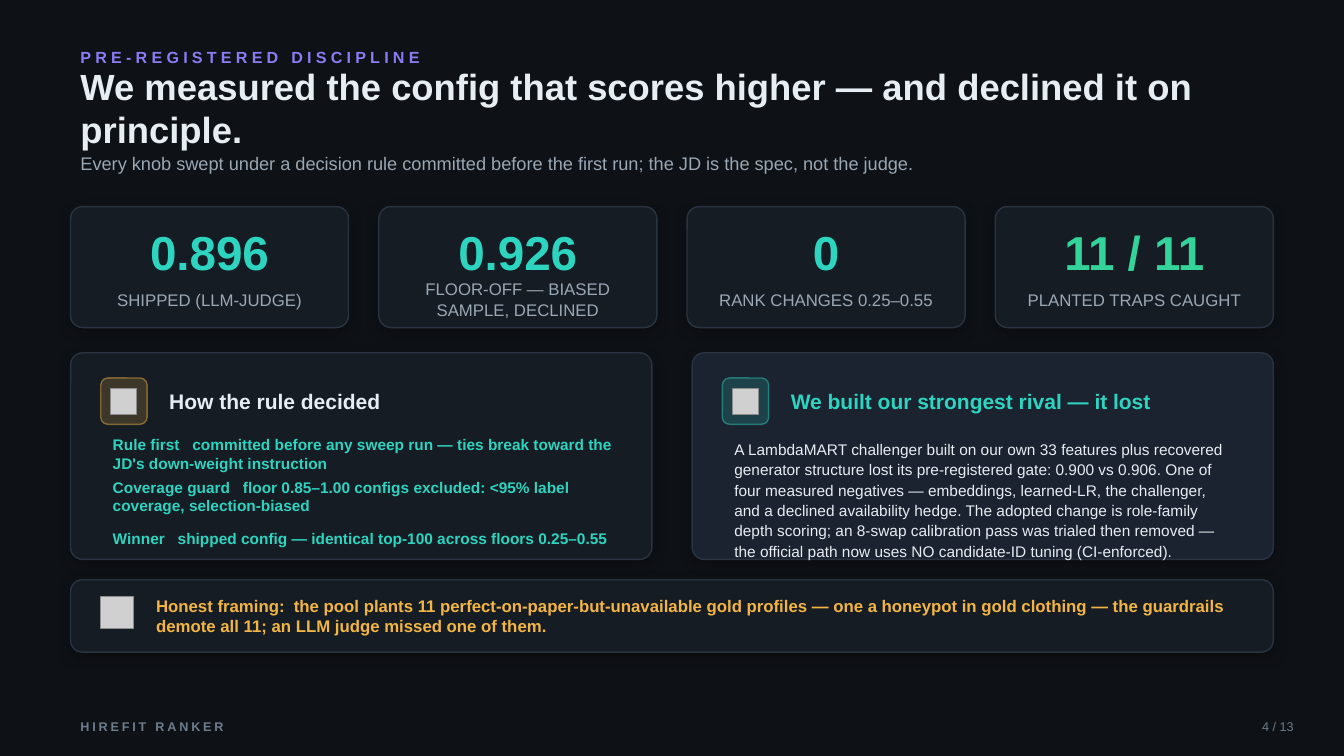
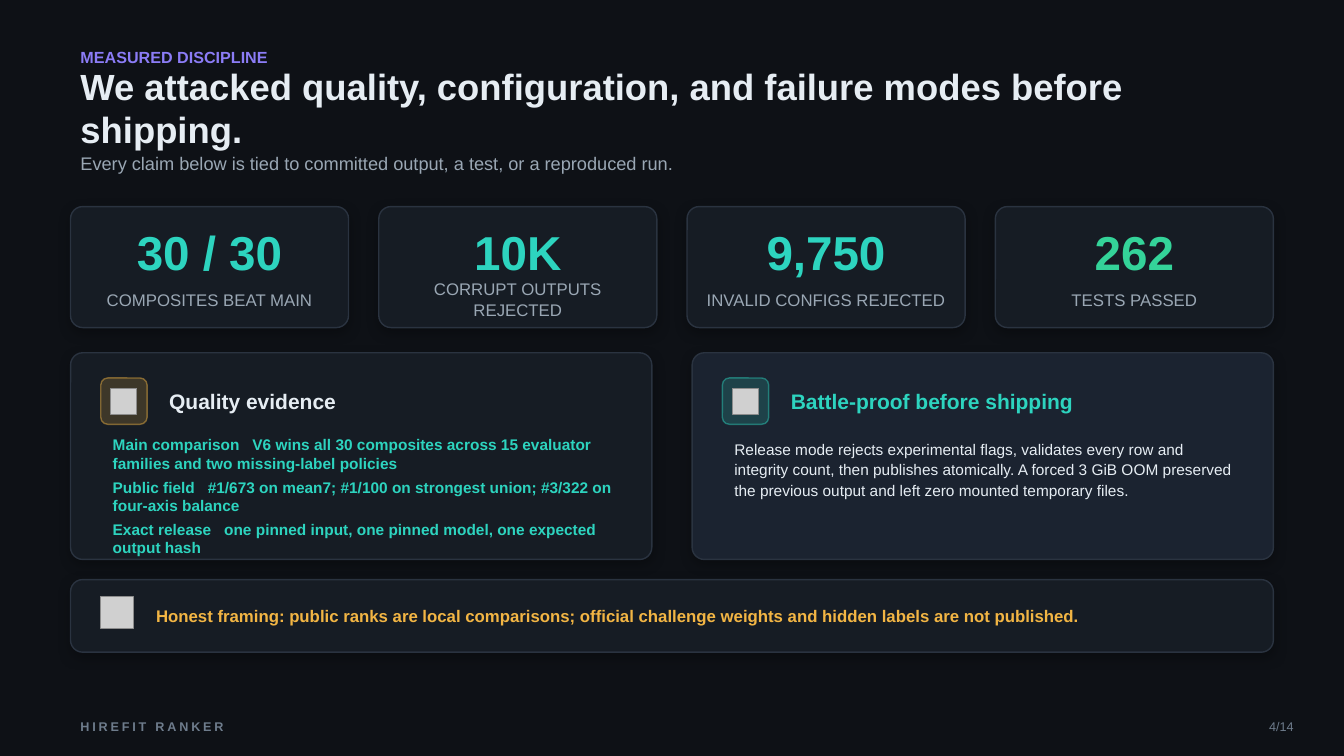
Before and after one commit to bansalbhunesh/redrob-hirefit-ranker, a slide deck: slide 4 of docs/HireFit_Ranker_Redrob_POLISHED.pptx. Drawn at 1344x756 pixels with LibreOffice and Linux fonts; fonts in the diff are those of the drawing; grey boxes stand for pictures. Boxes give left, top, right and bottom in pixels: in the first picture for what was removed or moved away, otherwise in the second. Text is boxed around its words. In the diff, an @@ line names an element or a change of style, - is before the commit and + after.

Commit message:
docs: position and publish battle-proof v6

```diff
--- a/docs/HireFit_Ranker_Redrob_POLISHED.pptx
+++ b/docs/HireFit_Ranker_Redrob_POLISHED.pptx
@@ text at bbox=[80, 51, 267, 63]: text changed @@
-PRE-REGISTERED DISCIPLINE
+MEASURED DISCIPLINE
@@ text at bbox=[80, 73, 1122, 150]: text changed @@
-We measured the config that scores higher — and declined it on principle.
+We attacked quality, configuration, and failure modes before shipping.
@@ text at bbox=[80, 157, 673, 174]: text changed @@
-Every knob swept under a decision rule committed before the first run; the JD is the spec, not the judge.
+Every claim below is tied to committed output, a test, or a reproduced run.
@@ text at bbox=[137, 237, 282, 271]: text changed @@
-0.896
+30 / 30
@@ text at bbox=[474, 237, 561, 271]: text changed @@
-0.926
+10K
@@ text at bbox=[767, 237, 886, 278]: text changed @@
-0
+9,750
@@ text at bbox=[1095, 237, 1174, 271]: text changed @@
-11 / 11
+262
@@ text at bbox=[107, 294, 312, 306]: text changed @@
-SHIPPED (LLM-JUDGE)
+COMPOSITES BEAT MAIN
@@ text at bbox=[434, 283, 601, 316]: text changed @@
-FLOOR-OFF — BIASED SAMPLE, DECLINED
+CORRUPT OUTPUTS REJECTED
@@ text at bbox=[707, 294, 945, 306]: text changed @@
-RANK CHANGES 0.25–0.55
+INVALID CONFIGS REJECTED
@@ text at bbox=[1071, 294, 1197, 306]: text changed @@
-PLANTED TRAPS CAUGHT
+TESTS PASSED
@@ text at bbox=[169, 393, 336, 413]: text changed @@
-How the rule decided
+Quality evidence
@@ text at bbox=[791, 394, 1072, 413]: text changed @@
-We built our strongest rival — it lost
+Battle-proof before shipping
@@ text at bbox=[113, 439, 591, 472]: text changed @@
-Rule first committed before any sweep run — ties break toward the JD's down-weight instruction
+Main comparison V6 wins all 30 composites across 15 evaluator families and two missing-label policies
@@ text at bbox=[734, 444, 1232, 499]: text changed @@
-A LambdaMART challenger built on our own 33 features plus recovered generator structure lost its pre-registered gate: 0.900 vs 0.906. One of four measured negatives — embeddings, learned-LR, the challenger, and a declined availability hedge. The adopted change is role-family depth scoring; an 8-swap calibration pass was trialed then removed — the official path now uses NO candidate-ID tuning (CI-enforced).
+Release mode rejects experimental flags, validates every row and integrity count, then publishes atomically. A forced 3 GiB OOM preserved the previous output and left zero mounted temporary files.
@@ text at bbox=[113, 482, 611, 511]: text changed @@
-Coverage guard floor 0.85–1.00 configs excluded: <95% label coverage, selection-biased
+Public field #1/673 on mean7; #1/100 on strongest union; #3/322 on four-axis balance
@@ text at bbox=[113, 524, 596, 556]: text changed @@
-Winner shipped config — identical top-100 across floors 0.25–0.55
+Exact release one pinned input, one pinned model, one expected output hash
@@ text at bbox=[156, 610, 1079, 626]: text changed @@
-Honest framing: the pool plants 11 perfect-on-paper-but-unavailable gold profiles — one a honeypot in gold clothing — the guardrails demote all 11; an LLM judge missed one of them.
+Honest framing: public ranks are local comparisons; official challenge weights and hidden labels are not published.
@@ text at bbox=[1269, 722, 1294, 731]: text changed @@
-4 / 13
+4/14
```
Also in this commit, not shown: 12 other slides changed, 1 slide added, 1 slide removed, 23 other files.
